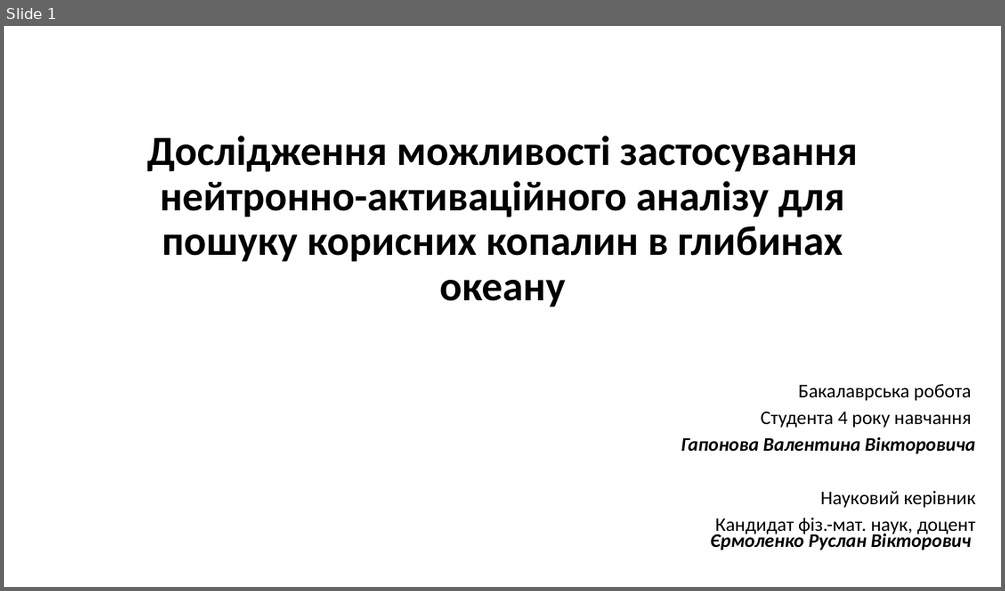
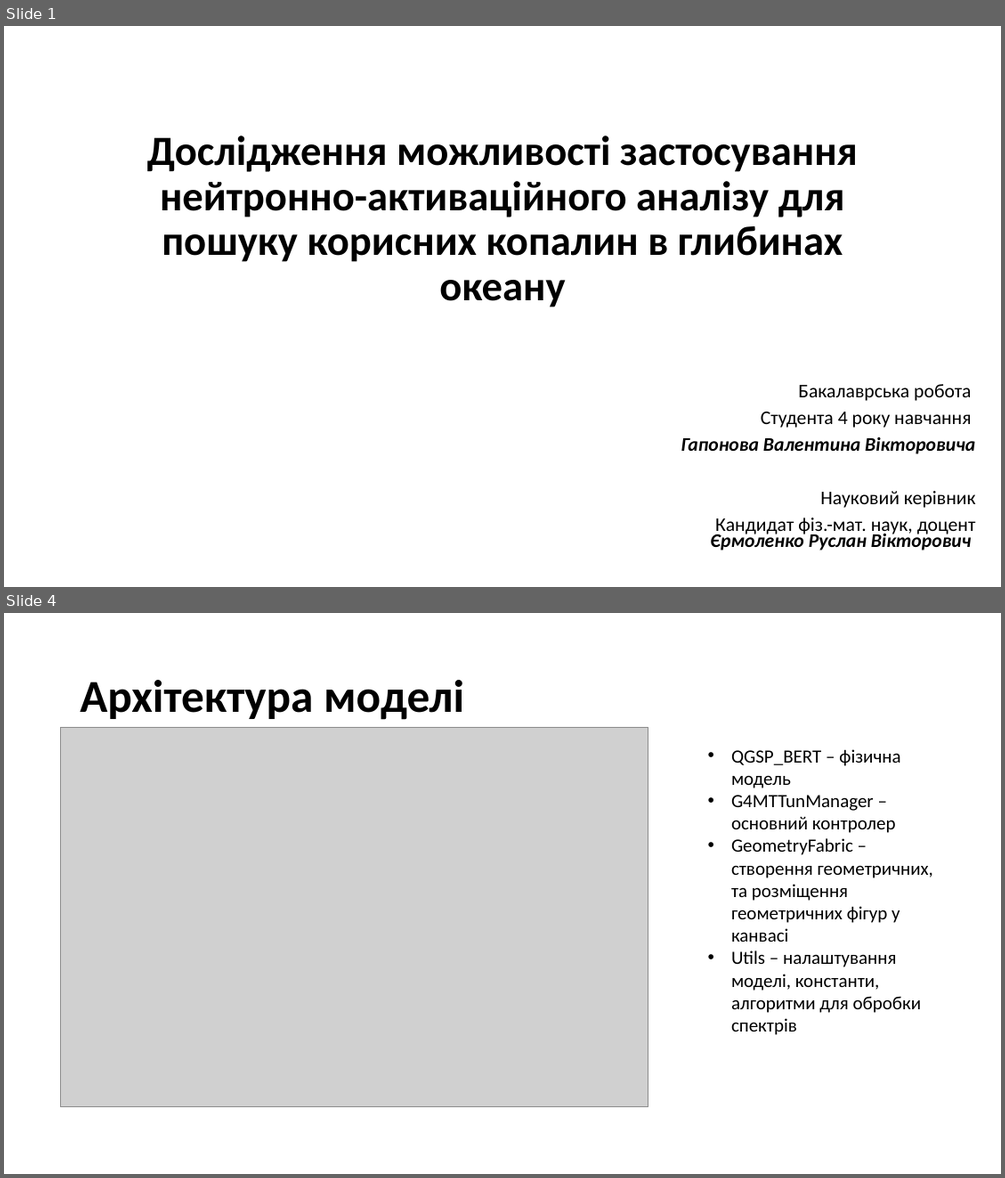
Before and after one commit to npd2020/diploms, a slide deck: v.haponov/Presentation/Valentyn_Haponov.pptx. Shown one above the other, each under a label of ours: slide 1 before the commit, slides 1 and 4 after it; the slides between them are not shown. The pictures are 1005x591 and 1005x1178 pixels, drawn with LibreOffice and Linux fonts; fonts in the diff are those of the drawing; grey boxes stand for pictures. Boxes give left, top, right and bottom in pixels: in the first picture for what was removed or moved away, otherwise in the second. Text is boxed around its words. In the diff, an @@ line names an element or a change of style, - is before the commit and + after.

```diff
--- a/v.haponov/Presentation/Valentyn_Haponov.pptx
+++ b/v.haponov/Presentation/Valentyn_Haponov.pptx
@@ slide 4 added at <box>4,613,1001,1174</box>, background #FFFFFF @@
@@ title added at <box>80,680,464,720</box>, 44 pt, text #000000, bold @@
+Архітектура моделі
@@ picture added at <box>60,727,647,1107</box> @@
@@ text added at <box>731,749,933,1035</box>, 18 pt, text #000000 @@
+• QGSP_BERT – фізична модель
+• G4MTTunManager – основний контролер
+• GeometryFabric – створення геометричних, та розміщення геометричних фігур у канвасі
+• Utils – налаштування моделі, константи, алгоритми для обробки спектрів
```
Also in this commit, not shown: 3 slides changed, 3 other slides added, 3 slides removed.
